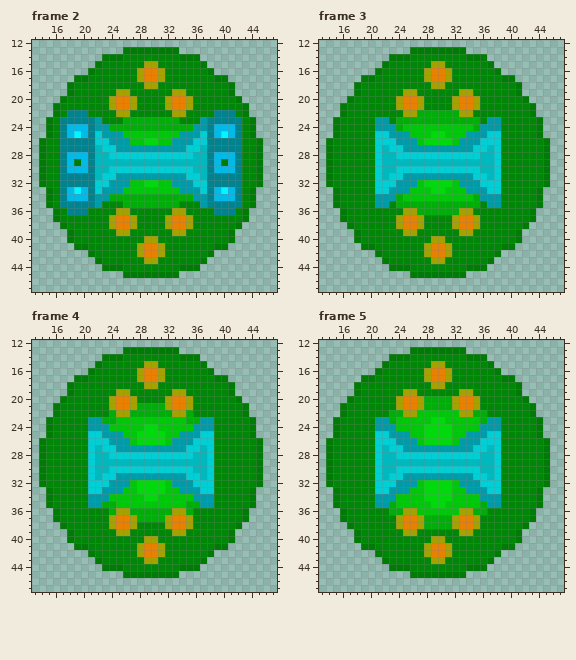
Two versions of one pixel-art file, raw assets/ragnarok_capsule.aseprite. The picture above was drawn from the file before the commit.
60x60 pixels, 15 frames. Shown: frame 2: x 13..47, y 12..47; frame 3: x 13..47, y 12..47; frame 4: x 13..47, y 12..47; frame 5: x 13..47, y 12..47. The commit also changed other frames, which this record leaves out.
And afterwards:
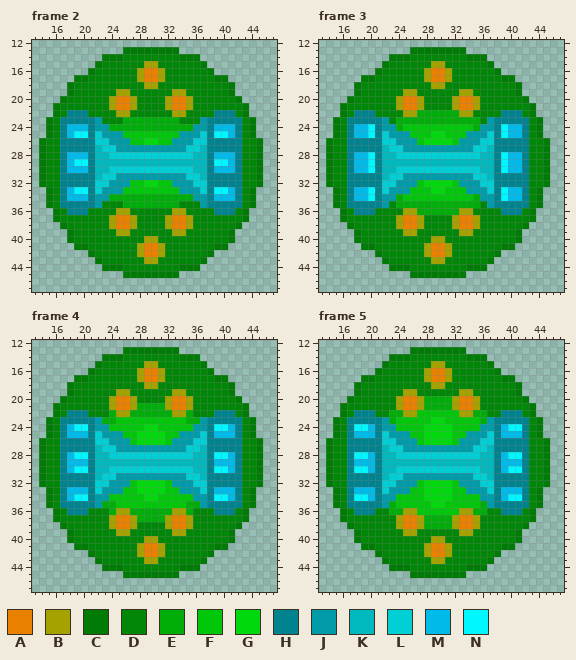
Palette (. is transparent): A #e98000  B #a5a200  C #007c06  D #008707  E #00ad09  F #00c70a  G #00d90b  H #00838e  J #009ba9  K #00b9bf  L #00cfd6  M #00bae9  N #00f7ff
Message: another replacement
Changes in this commit:
Frame 2, layer "primer_caps":
y 25: x 20 M -> N; x 39 M -> N
y 29: x 19..20 CM -> NN; x 39..40 MC -> NN
y 33: x 20 M -> N; x 39 M -> N
Frame 3, layer "primer_caps":
y 22: x 18..20 DDD -> HHH; x 39..41 DDD -> HHH
y 23: x 17..21 DDDDJ -> HHHHH; x 38..42 JDDDD -> HHHHH
y 24: x 17..21 DDDDJ -> HMMNH; x 38..42 JDDDD -> HNMMH
y 25: x 17..21 DDDDL -> HMMNH; x 38..42 LDDDD -> HNMMH
y 26..27: x 17..21 DDDDL -> HHHHH; x 38..42 LDDDD -> HHHHH
y 28..30: x 17..21 DDDDL -> HMMNH; x 38..42 LDDDD -> HNMMH
y 31..32: x 17..21 DDDDL -> HHHHH; x 38..42 LDDDD -> HHHHH
y 33: x 17..21 DDDDL -> HMMNH; x 38..42 LDDDD -> HNMMH
y 34: x 17..21 DDDDJ -> HMMNH; x 38..42 JDDDD -> HNMMH
y 35: x 17..21 DDDDJ -> HHHHH; x 38..42 JDDDD -> HHHHH
y 36: x 18..20 DDD -> HHH; x 39..41 DDD -> HHH
Frame 4, layer "primer_caps":
y 22: x 18..20 DDD -> HHH; x 39..41 DDD -> HHH
y 23: x 17..21 DDDDJ -> HHHHH; x 38..42 JDDDD -> HHHHH
y 24: x 17..21 DDDDJ -> HMNNH; x 38..42 JDDDD -> HNNMH
y 25: x 17..21 DDDDL -> HMMMH; x 38..42 LDDDD -> HMMMH
y 26..27: x 17..21 DDDDL -> HHHHH; x 38..42 LDDDD -> HHHHH
y 28: x 17..21 DDDDL -> HMNNH; x 38..42 LDDDD -> HNNMH
y 29: x 17..21 DDDDL -> HMMMH; x 38..42 LDDDD -> HMMMH
y 30: x 17..21 DDDDL -> HMNNH; x 38..42 LDDDD -> HNNMH
y 31..32: x 17..21 DDDDL -> HHHHH; x 38..42 LDDDD -> HHHHH
y 33: x 17..21 DDDDL -> HMMMH; x 38..42 LDDDD -> HMMMH
y 34: x 17..21 DDDDJ -> HMNNH; x 38..42 JDDDD -> HNNMH
y 35: x 17..21 DDDDJ -> HHHHH; x 38..42 JDDDD -> HHHHH
y 36: x 18..20 DDD -> HHH; x 39..41 DDD -> HHH
Frame 5, layer "primer_caps":
y 22: x 18..20 DDD -> HHH; x 39..41 DDD -> HHH
y 23: x 17..21 DDDDJ -> HHHHH; x 38..42 JDDDD -> HHHHH
y 24: x 17..21 DDDDJ -> HNNMH; x 38..42 JDDDD -> HMNNH
y 25: x 17..21 DDDDL -> HMMMH; x 38..42 LDDDD -> HMMMH
y 26..27: x 17..21 DDDDL -> HHHHH; x 38..42 LDDDD -> HHHHH
y 28: x 17..21 DDDDL -> HNNMH; x 38..42 LDDDD -> HMNNH
y 29: x 17..21 DDDDL -> HMMMH; x 38..42 LDDDD -> HMMMH
y 30: x 17..21 DDDDL -> HNNMH; x 38..42 LDDDD -> HMNNH
y 31..32: x 17..21 DDDDL -> HHHHH; x 38..42 LDDDD -> HHHHH
y 33: x 17..21 DDDDL -> HMMMH; x 38..42 LDDDD -> HMMMH
y 34: x 17..21 DDDDJ -> HNNMH; x 38..42 JDDDD -> HMNNH
y 35: x 17..21 DDDDJ -> HHHHH; x 38..42 JDDDD -> HHHHH
y 36: x 18..20 DDD -> HHH; x 39..41 DDD -> HHH
